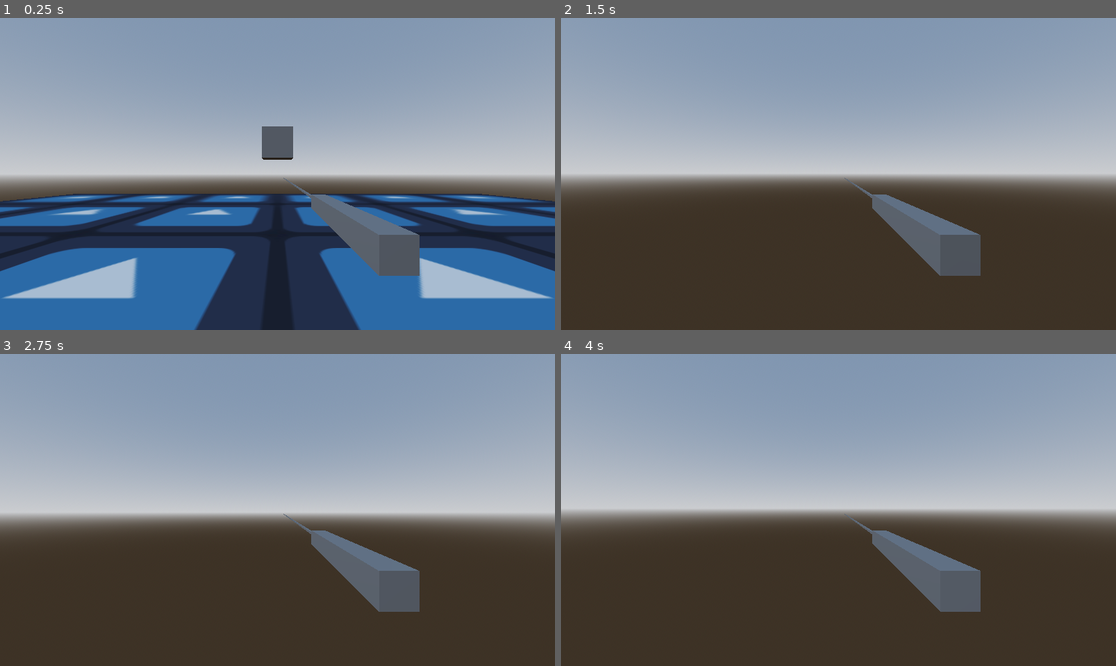
Above: before the commit, frames 1-4 (two rows, left to right).
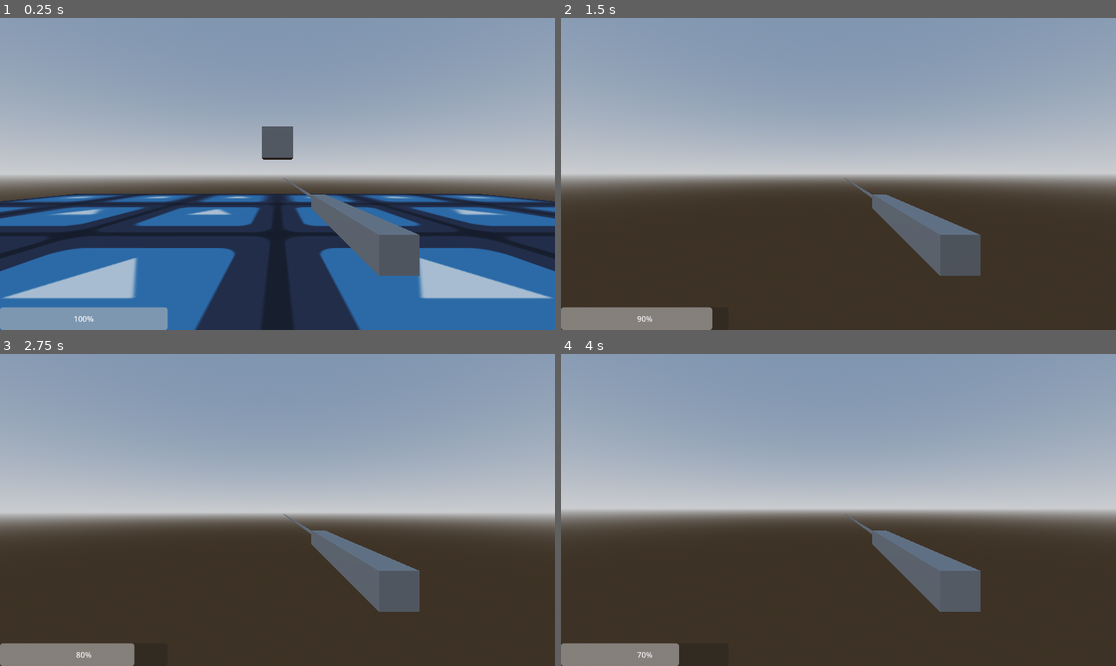
Above: after the commit, the same moments.

Repository: p-rint/Hyper-shooter
Game: Godot game, scene res://Main.tscn
The game is run twice, just before and just after one commit, with the same random seed, the same clock (stepped at 60 frames per second) and the same inputs. The engine's default icon, where the game draws it, is replaced by a stand-in: a white triangle on a blue panel in a dark square.
Inputs (mouse positions are in pixels of both pictures, inside the frame that each line leads up to):
- Up to frame 1 (0.25 s): no input
- Up to frame 2 (1.5 s): tap Enter (ui_accept) at 0.5, 0.77 s; move the mouse to (866, 174) at 0.52 s; hold W (Up) from 0.53 s (still down); click (866, 174) at 0.6 s; move the mouse to (810, 174) at 1.27 s; tap C (Crouch) at 1.35 s
- Up to frame 3 (2.75 s): keep holding W (Up); tap Enter (ui_accept) at 1.52, 2 s; click (249, 510) at 1.55 s; move the mouse to (288, 503) at 2.02 s; click (288, 503) at 2.1 s
- Up to frame 4 (4 s): keep holding W (Up); tap Enter (ui_accept) at 2.75, 3.02, 3.5, 3.77 s; move the mouse to (832, 516) at 2.77 s; click (832, 516) at 2.85 s; move the mouse to (877, 513) at 3.52 s; tap C (Crouch) at 3.6 s; click (877, 513) at 3.8 s

The runs differ from the first frame. In frame 1, 2.2% of the frame differs, in the area x 0-31%, y 92-100%; in frame 2, 2.0%; in frame 3, 1.8%; in frame 4, 1.6%.
Error after the commit: Parse Error: Preload file "res://Particles/BulletHit.tscn" does not exist. (res://particles.gd:3)

Commit message:
Added simple cam and gun swaying

Diff:
--- /dev/null
+++ b/Enemy.gd
@@ -0,0 +1,32 @@
+extends Area3D
+
+@onready var attackTimer: Timer = $Timers/Attack
+
+@onready var player: CharacterBody3D = $"../../Player"
+
+@export var health = 30
+
+
+# Called when the node enters the scene tree for the first time.
+func _ready() -> void:
+	pass # Replace with function body.
+
+
+# Called every frame. 'delta' is the elapsed time since the previous frame.
+func _process(delta: float) -> void:
+	pass
+	if health <= 0:
+		die()
+
+
+
+func damage(dmg):
+	health -= dmg
+
+
+func _on_attack_timeout() -> void:
+	player.damage(10)
+
+
+func die() -> void:
+	queue_free()
--- a/Main.tscn
+++ b/Main.tscn
@@ -1,8 +1,11 @@
-[gd_scene load_steps=17 format=3 uid="uid://5ueievgo74mh"]
+[gd_scene load_steps=20 format=3 uid="uid://5ueievgo74mh"]
 
 [ext_resource type="Script" uid="uid://tg2mid3ya4bf" path="res://character_body_3d.gd" id="1_glv2v"]
 [ext_resource type="Texture2D" uid="uid://b3mnnxki5hf21" path="res://icon.svg" id="1_r0du0"]
+[ext_resource type="Script" uid="uid://dfylgkoqep7mm" path="res://Enemy.gd" id="2_cm0pq"]
 [ext_resource type="Script" uid="uid://go8e8enrhc4l" path="res://cam_pivot.gd" id="2_uu6xs"]
+[ext_resource type="Script" uid="uid://1yedewnw22cq" path="res://canvas_layer.gd" id="5_fos0i"]
+[ext_resource type="Script" uid="uid://dkdom43jw8bl" path="res://particles.gd" id="6_3dxm6"]
 
 [sub_resource type="ProceduralSkyMaterial" id="ProceduralSkyMaterial_glv2v"]
 sky_horizon_color = Color(0.66224277, 0.6717428, 0.6867428, 1)
@@ -20,10 +23,6 @@
 albedo_texture = ExtResource("1_r0du0")
 uv1_scale = Vector3(0.2, 0.2, 0.2)
 uv1_triplanar = true
-
-[sub_resource type="BoxMesh" id="BoxMesh_cm0pq"]
-
-[sub_resource type="BoxShape3D" id="BoxShape3D_fos0i"]
 
 [sub_resource type="BoxMesh" id="BoxMesh_uu6xs"]
 
@@ -36,14 +35,14 @@
 tracks/0/type = "value"
 tracks/0/imported = false
 tracks/0/enabled = true
-tracks/0/path = NodePath("CamPivot/Camera3D/Hand:position")
+tracks/0/path = NodePath("CamPivot/Camera3D/Hand/Gun:position")
 tracks/0/interp = 1
 tracks/0/loop_wrap = true
 tracks/0/keys = {
 "times": PackedFloat32Array(0),
 "transitions": PackedFloat32Array(1),
 "update": 0,
-"values": [Vector3(0.3, -0.20000005, -1)]
+"values": [Vector3(0, 0, 0)]
 }
 tracks/1/type = "value"
 tracks/1/imported = false
@@ -56,21 +55,6 @@
 "transitions": PackedFloat32Array(1),
 "update": 0,
 "values": [Vector3(0, 0, 0)]
-}
-
-[sub_resource type="Animation" id="Animation_r0du0"]
-resource_name = "shoot"
-tracks/0/type = "value"
-tracks/0/imported = false
-tracks/0/enabled = true
-tracks/0/path = NodePath("CamPivot/Camera3D/Hand:position")
-tracks/0/interp = 2
-tracks/0/loop_wrap = true
-tracks/0/keys = {
-"times": PackedFloat32Array(0, 0.03333334, 0.1),
-"transitions": PackedFloat32Array(1, 1, 1),
-"update": 0,
-"values": [Vector3(0.3, -0.20000005, -1), Vector3(0.3, -0.2, -0.9), Vector3(0.3, -0.20000005, -1)]
 }
 
 [sub_resource type="Animation" id="Animation_fos0i"]
@@ -88,6 +72,21 @@
 "values": [Vector3(0, -0.81, 0)]
 }
 
+[sub_resource type="Animation" id="Animation_r0du0"]
+resource_name = "shoot"
+tracks/0/type = "value"
+tracks/0/imported = false
+tracks/0/enabled = true
+tracks/0/path = NodePath("CamPivot/Camera3D/Hand/Gun:position")
+tracks/0/interp = 2
+tracks/0/loop_wrap = true
+tracks/0/keys = {
+"times": PackedFloat32Array(0, 0.03333334, 0.1),
+"transitions": PackedFloat32Array(1, 1, 1),
+"update": 0,
+"values": [Vector3(0, 0, 0), Vector3(0, 0, 0.1), Vector3(0, 0, 0)]
+}
+
 [sub_resource type="AnimationLibrary" id="AnimationLibrary_fos0i"]
 _data = {
 &"RESET": SubResource("Animation_cm0pq"),
@@ -95,6 +94,10 @@
 &"shoot": SubResource("Animation_r0du0")
 }
 
+[sub_resource type="BoxMesh" id="BoxMesh_cm0pq"]
+
+[sub_resource type="BoxShape3D" id="BoxShape3D_fos0i"]
+
 [node name="Node3D" type="Node3D"]
 
 [node name="WorldEnvironment" type="WorldEnvironment" parent="."]
@@ -113,53 +116,87 @@
 transform = Transform3D(1, 0, 0, 0, 1, 0, 0, 0, 1, 0, 4, 12.5)
 size = Vector3(30, 9, 5)
 
-[node name="Area3D" type="Area3D" parent="Map"]
-transform = Transform3D(1, 0, 0, 0, 1, 0, 0, 0, 1, 0, 3, -7)
-
-[node name="MeshInstance3D" type="MeshInstance3D" parent="Map/Area3D"]
-mesh = SubResource("BoxMesh_cm0pq")
-
-[node name="CollisionShape3D" type="CollisionShape3D" parent="Map/Area3D"]
-shape = SubResource("BoxShape3D_fos0i")
-
-[node name="CharacterBody3D" type="CharacterBody3D" parent="."]
+[node name="Player" type="CharacterBody3D" parent="."]
 transform = Transform3D(1, 0, 0, 0, 1, 0, 0, 0, 1, 0, 1.827435, 0)
 script = ExtResource("1_glv2v")
 
-[node name="Character" type="Node3D" parent="CharacterBody3D"]
-
-[node name="MeshInstance3D" type="MeshInstance3D" parent="CharacterBody3D/Character"]
+[node name="Character" type="Node3D" parent="Player"]
+
+[node name="MeshInstance3D" type="MeshInstance3D" parent="Player/Character"]
 transform = Transform3D(1, 0, 0, 0, 2, 0, 0, 0, 1, 0, 0, 0)
 visible = false
 mesh = SubResource("BoxMesh_uu6xs")
 skeleton = NodePath("../..")
 
-[node name="CamPivot" type="Node3D" parent="CharacterBody3D"]
+[node name="CamPivot" type="Node3D" parent="Player"]
 script = ExtResource("2_uu6xs")
 
-[node name="Camera3D" type="Camera3D" parent="CharacterBody3D/CamPivot"]
+[node name="Camera3D" type="Camera3D" parent="Player/CamPivot"]
 transform = Transform3D(1, 0, 0, 0, 1, 0, 0, 0, 1, 0, 0.47901106, 0)
 
-[node name="Hand" type="MeshInstance3D" parent="CharacterBody3D/CamPivot/Camera3D"]
-transform = Transform3D(0.1, 0, 0, 0, 0.1, 0, 0, 0, 1, 0.3, -0.20000005, -1)
+[node name="Hand" type="Node3D" parent="Player/CamPivot/Camera3D"]
+transform = Transform3D(1, 0, 0, 0, 1, 0, 0, 0, 1, 0.3, -0.2, -1)
+
+[node name="Gun" type="MeshInstance3D" parent="Player/CamPivot/Camera3D/Hand"]
+transform = Transform3D(0.1, 0, 0, 0, 0.1, 0, 0, 0, 1, 0, 0, 0)
 mesh = SubResource("BoxMesh_r0du0")
-
-[node name="GunRay" type="RayCast3D" parent="CharacterBody3D/CamPivot/Camera3D/Hand"]
-transform = Transform3D(0.99999994, 0, 0, 0, 0.99999994, 0, 0, 0, 1, 0, 0, -0.5)
+skeleton = NodePath("../..")
+
+[node name="Laser" type="MeshInstance3D" parent="Player/CamPivot/Camera3D/Hand/Gun"]
+transform = Transform3D(0.19999997, 0, 0, 0, 0.19999997, 0, 0, 0, 10, 0, 0, -5)
+mesh = SubResource("BoxMesh_r0du0")
+skeleton = NodePath("../../..")
+
+[node name="GunRay" type="RayCast3D" parent="Player/CamPivot/Camera3D"]
+transform = Transform3D(0.099999994, 0, 0, 0, 0.099999994, 0, 0, 0, 1, 0, 0, 0)
 target_position = Vector3(0, 0, -30)
 collide_with_areas = true
 collide_with_bodies = false
 
-[node name="Laser" type="MeshInstance3D" parent="CharacterBody3D/CamPivot/Camera3D/Hand"]
-transform = Transform3D(0.19999997, 0, 0, 0, 0.19999997, 0, 0, 0, 10, 0, 0, -5)
-mesh = SubResource("BoxMesh_r0du0")
-skeleton = NodePath("../..")
-
-[node name="CollisionShape3D" type="CollisionShape3D" parent="CharacterBody3D"]
+[node name="CollisionShape3D" type="CollisionShape3D" parent="Player"]
 transform = Transform3D(1, 0, 0, 0, 2, 0, 0, 0, 1, 0, 0, 0)
 shape = SubResource("BoxShape3D_uu6xs")
 
-[node name="AnimationPlayer" type="AnimationPlayer" parent="CharacterBody3D"]
+[node name="AnimationPlayer" type="AnimationPlayer" parent="Player"]
 libraries = {
 &"": SubResource("AnimationLibrary_fos0i")
 }
+
+[node name="CanvasLayer" type="CanvasLayer" parent="."]
+script = ExtResource("5_fos0i")
+
+[node name="health" type="ProgressBar" parent="CanvasLayer"]
+anchors_preset = 2
+anchor_top = 1.0
+anchor_bottom = 1.0
+offset_top = -47.0
+offset_right = 348.0
+grow_vertical = 0
+
+[node name="Enemies" type="Node3D" parent="."]
+
+[node name="Enemy" type="Area3D" parent="Enemies"]
+transform = Transform3D(1, 0, 0, 0, 1, 0, 0, 0, 1, 0, 3, -7)
+script = ExtResource("2_cm0pq")
+
+[node name="MeshInstance3D" type="MeshInstance3D" parent="Enemies/Enemy"]
+mesh = SubResource("BoxMesh_cm0pq")
+
+[node name="CollisionShape3D" type="CollisionShape3D" parent="Enemies/Enemy"]
+shape = SubResource("BoxShape3D_fos0i")
+
+[node name="Timers" type="Node" parent="Enemies/Enemy"]
+
+[node name="Attack" type="Timer" parent="Enemies/Enemy/Timers"]
+autostart = true
+
+[node name="Scripts" type="Node" parent="."]
+
+[node name="Particles" type="Node" parent="Scripts"]
+script = ExtResource("6_3dxm6")
+
+[node name="GameStuff" type="Node" parent="."]
+
+[node name="Particles" type="Node" parent="GameStuff"]
+
+[connection signal="timeout" from="Enemies/Enemy/Timers/Attack" to="Enemies/Enemy" method="_on_attack_timeout"]
--- a/cam_pivot.gd
+++ b/cam_pivot.gd
@@ -4,11 +4,14 @@
 
 @onready var player: CharacterBody3D = $".."
 
+var twist : float = 0.0
 
 # Called when the node enters the scene tree for the first time.
 func _ready() -> void:
 	Input.set_mouse_mode(Input.MOUSE_MODE_CAPTURED)
 	pass # Replace with function body.
+
+
 
 
 
@@ -33,3 +36,12 @@
 		else:
 			Input.set_mouse_mode(Input.MOUSE_MODE_VISIBLE)
 		mouseLock = not mouseLock
+
+
+
+	var twistTarget : float = -basis.x.dot(player.velocity.normalized())
+	twist = lerpf(twist, twistTarget, delta * 5)
+
+	$Camera3D/Hand.rotation.z = deg_to_rad(twist) * 6
+	$Camera3D.rotation.z = deg_to_rad(twist) * 2
+	#print(twist)
--- /dev/null
+++ b/canvas_layer.gd
@@ -0,0 +1,13 @@
+extends CanvasLayer
+
+@onready var healthBar: ProgressBar = $health
+@onready var player: CharacterBody3D = $"../Player"
+
+# Called when the node enters the scene tree for the first time.
+func _ready() -> void:
+	pass # Replace with function body.
+
+
+# Called every frame. 'delta' is the elapsed time since the previous frame.
+func _process(delta: float) -> void:
+	healthBar.value = player.health
--- a/character_body_3d.gd
+++ b/character_body_3d.gd
@@ -12,12 +12,19 @@
 @onready var camPiv = $CamPivot
 
 @onready var model = $Character
+
+@onready var ParticleManager: Node = $"../Scripts/Particles"
+
+
 var dt : float
 var targetRot = 0
 
 @onready var animPlr: AnimationPlayer = $AnimationPlayer
 
-@onready var gunRay: RayCast3D = $CamPivot/Camera3D/Hand/GunRay
+@onready var gunRay: RayCast3D = $CamPivot/Camera3D/GunRay
+
+
+@export var health = 100
 
 
 func flatten(vector: Vector3) -> Vector3:
@@ -39,11 +46,13 @@
 func crouch():
 	animPlr.play("crouch")
 
+	#velocity = flat camPiv.basis
 
 
 
 func _physics_process(delta: float) -> void:
 	dt = delta
+
 
 	#gravity.
 	if not is_on_floor():
@@ -65,6 +74,8 @@
 		animPlr.play("shoot")
 		if gunRay.is_colliding():
 			print("Hit!!!")
+			gunRay.get_collider().damage(10)
+			ParticleManager.bulletHit(gunRay.get_collision_point(), global_position)
 
 
 	if Input.is_action_just_pressed("Crouch"):
@@ -77,3 +88,9 @@
 		moveSpeed = SPEED
 
 	move_and_slide()
+
+
+
+
+func damage(dmg):
+	health -= dmg
--- /dev/null
+++ b/particles.gd
@@ -0,0 +1,23 @@
+extends Node
+
+var bulletHitParticle = preload("res://Particles/BulletHit.tscn")
+
+@onready var player: CharacterBody3D = $"../../Player"
+
+# Called when the node enters the scene tree for the first time.
+func _ready() -> void:
+	pass # Replace with function body.
+
+
+# Called every frame. 'delta' is the elapsed time since the previous frame.
+func _process(delta: float) -> void:
+	pass
+
+
+
+func bulletHit(hitPos, hitfrom) -> void:
+	print("AAA")
+	var bulletHit : Node3D = bulletHitParticle.instantiate()
+	bulletHit.global_position = hitPos
+	#bulletHit.look_at(hitfrom)
+	$"../../GameStuff/Particles".add_child(bulletHit)
Not shown, added: Enemy.gd.uid
Not shown: 1 places in Test.tscn that only renumber resources
Not shown, added: canvas_layer.gd.uid
Not shown, added: particles.gd.uid
